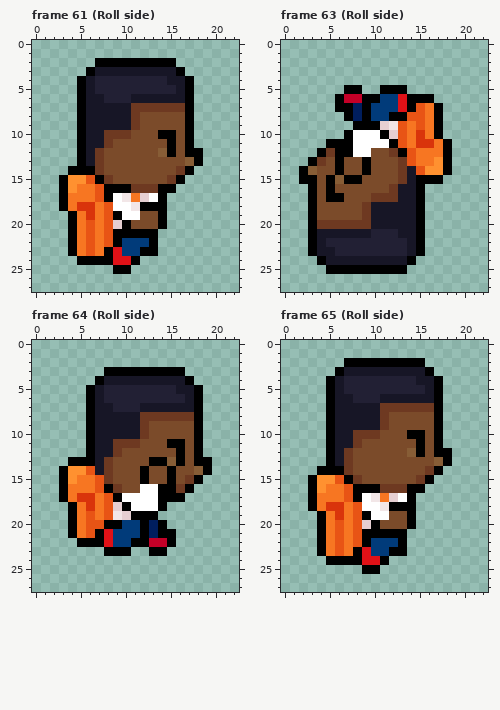
A pixel-art file gets an edit: aseprite/Hero.aseprite. This is how it looked before the edit.
24x28 pixels, 65 frames. Shown: frame 61 (Roll side), frame 63 (Roll side), frame 64 (Roll side), frame 65 (Roll side). The old version is drawn lined up with the new one, on the new canvas. The commit also changed other frames, which this record leaves out.
New version:
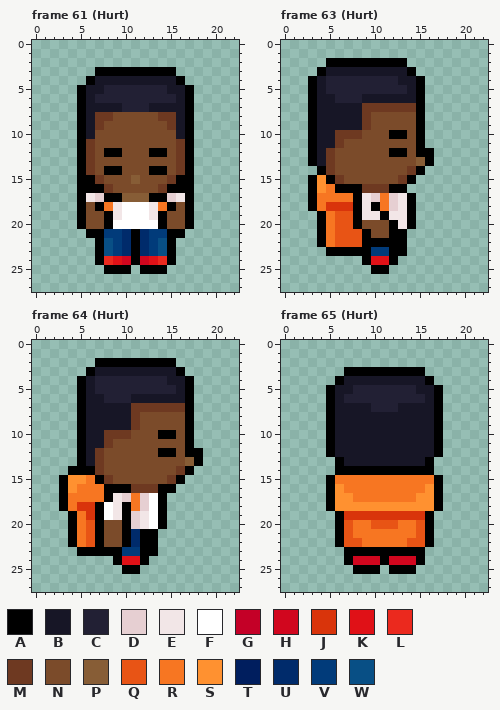
Palette (. is transparent): A #000000  B #171626  C #222034  D #e6cfd2  E #f2e6e7  F #ffffff  G #c40027  H #d1061e  J #d9340b  K #e01117  L #eb291e  M #6e3921  N #7b4b2a  P #875d36  Q #e85415  R #f77622  S #ff9130  T #001e5e  U #002b6b  V #013b7a  W #084f85
Author's note on the commit: Alterando tween de animação do número do dano e criando animação de hurt do player
Change:
canvas 24x28 -> 23x28, the old top-left corner now at -1,0 (the part of the old canvas that was cut away was empty and is not shown)
Changed rows in their new state; - is an unchanged pixel.
Frame 61 (Hurt):
first column x 3:
 2 ----.........---
 3 ---.AAAAAAAAA.--
 4 --.ABBBBBBBB-A.-
 5 ----B-------B---
 6 ----C---CCCCC---
 7 -------CCCBBBB--
 8 ----MMNNN--MMB--
 9 ----MNNNN---MB--
10 ----NNNN---NNB--
11 ---MNN------NM--
12 ---MNAA---AANM-.
13 ---MN--------MA.
14 -.-MNAA---AA----
15 ..AAMN--P-----A-
16 ..AAAMNNNNNM-AA-
17 ..AED-APPPA-DEA-
18 ..ANARE-FFERANA-
19 -.ANNAE--FE-NNA-
20 -.ANNAFFFFF-NNA-
21 -..AAVVU-UVVAA--
22 -...AWVUAUVWA---
23 -...AWVUAUVWA---
24 --..-L-H-HKLA---
25 -----A---AAA----
Frame 63 (Hurt):
first column x 2:
 2 ---AAAAAAAAA-----
 3 --ABBBBBBBBBA----
 4 -ABCCCCCCCCBBA---
 5 -ABCCCCCCCCCBA---
 6 -ABBCCCBBBBBB-.--
 7 -ABBBBBMMMMMMA..-
 8 -ABBBBBMNNNNNA..-
 9 -ABBBBBMNNNNNA..-
10 -ABBMMMNNNAANA..-
11 -ABBMNNNNNNNNA...
12 -AB-NNNN--A-NAA..
13 --BMN--N---NNPA..
14 ..AMN--N---NMA...
15 .-S-MNN-----A...-
16 --SRAAAMMMAA..---
17 --RRRRAEDRDEA.---
18 --RJJJAEARDEA.---
19 -.ARQQAEEAEEA.---
20 -.ARQQANNNAEA.---
21 -.ARQQQANNAA..---
22 -.ARQQQAAAAA..---
23 -..AAAAAVVAA..---
24 --.....AKKA..----
25 ---.....--..-----
Frame 64 (Hurt):
first column x 3:
 2 ----AAAAAAAAA----
 3 ---ABBBBBBBBB----
 4 --ABCCCCCCCC-----
 5 --ABC---------A.-
 6 --AB----BBBBBBA.-
 7 --AB--BBMMMMMMA.-
 8 --AB----MNNNNNA.-
 9 --AB----MN----A.-
10 --AB-MMMNN-AA-A.-
11 --AB-MNNN---NNA.-
12 --ABMNN----AANA--
13 -.-BMN----NNNNP-.
14 .AAAMN---N--NMA..
15 --S-A----N--MA..-
16 -S--R-AAMMM--..--
17 --RR-AEDRD--..---
18 ARJ-AFE-RD-------
19 ---JAF-ADEFA-----
20 ----ANNADEF------
21 -----NNAU-A..----
22 -ARQ-NNAU-A..----
23 --AAA--VVA-.-----
24 ------AKKA-------
25 -------AA--------
Frame 65 (Hurt):
first column x 3:
 2 ----.........---
 3 ---.AAAAAAAAA.--
 4 --.ABBBBBBBB-A.-
 5 ----B-------B---
 6 ----C---CCCCC---
 7 -------CCCBBBB--
 8 --------BBBBBB--
 9 --------BBBBBB--
10 -----BBBBBBBBB--
11 -----BBBBBBBBB--
12 ----BBBBBBBBBB-.
13 --.ABBBBBBBBBA..
14 -..-AAAAAAAAAA.-
15 ..ARRRRRRRRRRRA-
16 ..ASRRRRRRRRRSA-
17 ..ASSRRR-RRRSSA-
18 ..ASSSSSSSSSSSA-
19 -..AJJJJJJJJJA--
20 -..AQRRQQQRRQA--
21 -..AQRRRRRRRQA--
22 -..AQ-RRRRRQQA--
23 -...A-AAA--AA---
24 --..-HHH-HHHA---
25 -----A---AAA----
